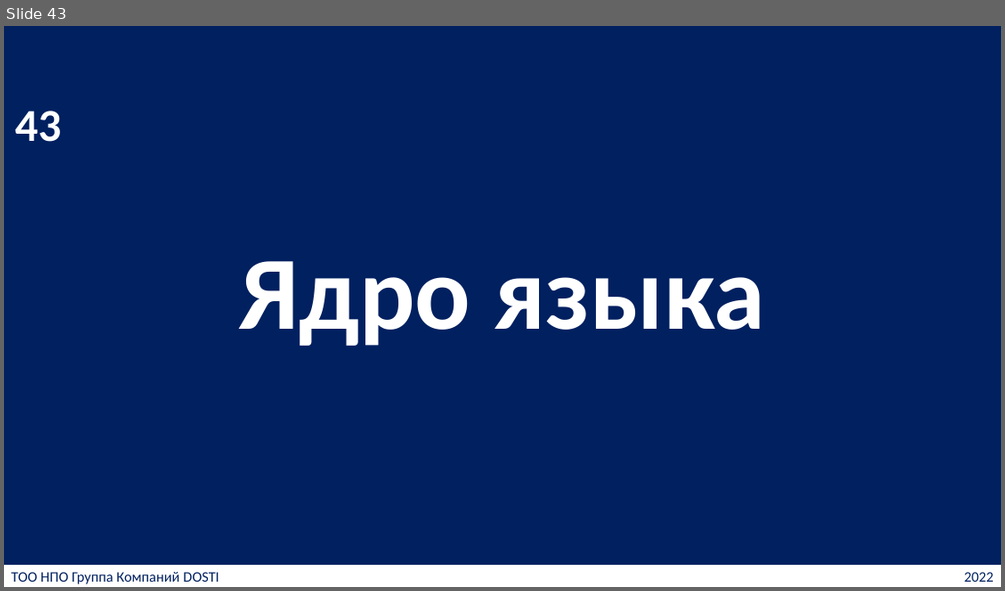
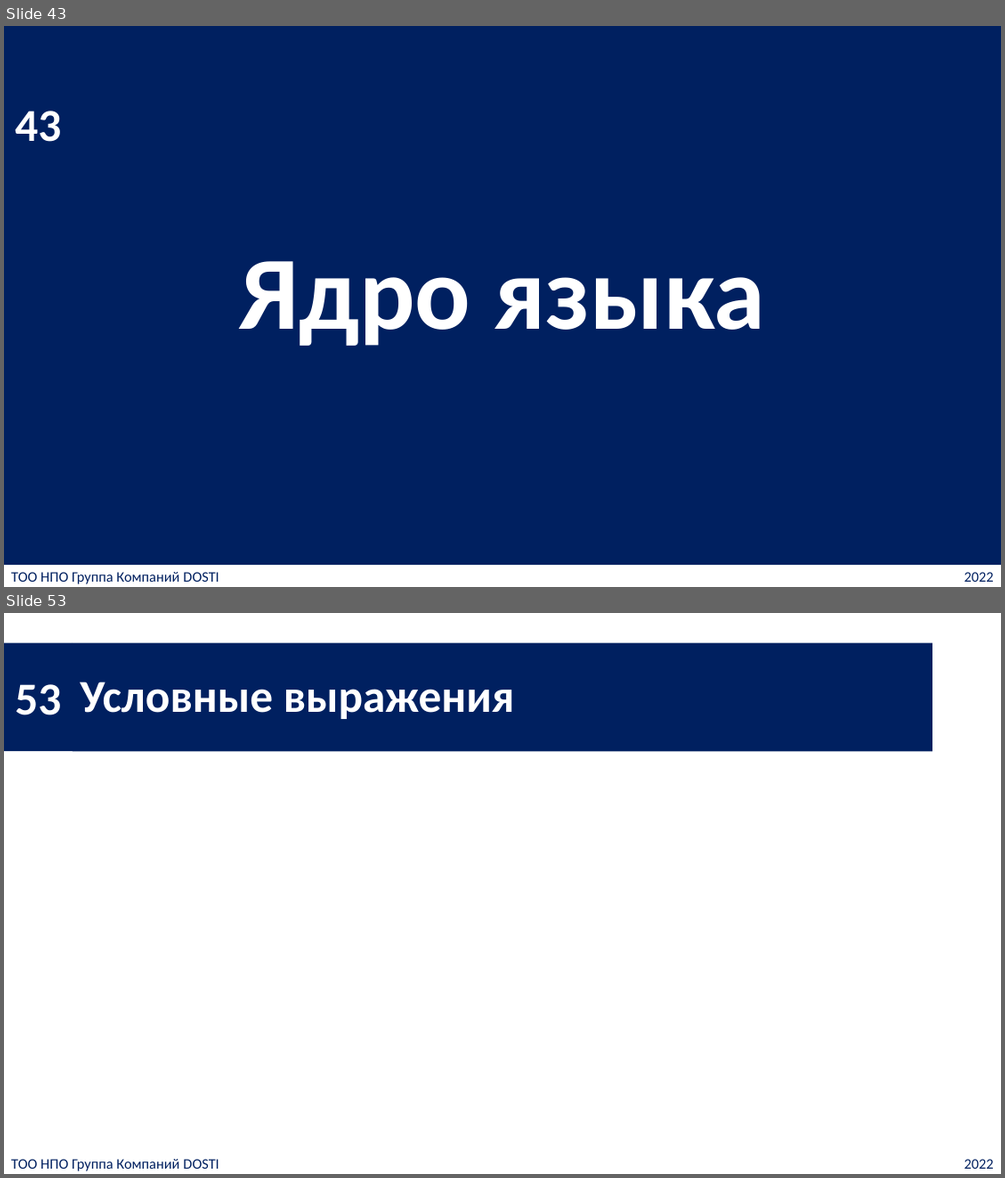
Before and after one commit to ic-dosti/CourseCShJunior, a slide deck: slides-ru/main_ru.pptx. Shown one above the other, each under a label of ours: slide 43 before the commit, slides 43 and 53 after it; the slides between them are not shown. The pictures are 1005x591 and 1005x1178 pixels, drawn with LibreOffice and Linux fonts; fonts in the diff are those of the drawing. Boxes give left, top, right and bottom in pixels: in the first picture for what was removed or moved away, otherwise in the second. Text is boxed around its words. In the diff, an @@ line names an element or a change of style, - is before the commit and + after.

```diff
--- a/slides-ru/main_ru.pptx
+++ b/slides-ru/main_ru.pptx
@@ slide 53 added at <box>4,613,1001,1174</box>, background #FFFFFF @@
@@ rectangle added at <box>4,643,73,751</box>, fill #002060, 44 pt, text #FFFFFF, bold @@
+53
@@ title added at <box>73,643,933,751</box>, fill #002060, 44 pt, text #FFFFFF, bold @@
+Условные выражения
@@ text added at <box>11,1159,218,1171</box>, 14 pt, text #002060 @@
+ТОО НПО Группа Компаний DOSTI
@@ text added at <box>964,1159,994,1168</box>, 14 pt, text #002060 @@
+2022
```
Also in this commit, not shown: 9 slides changed, 1 other file.
